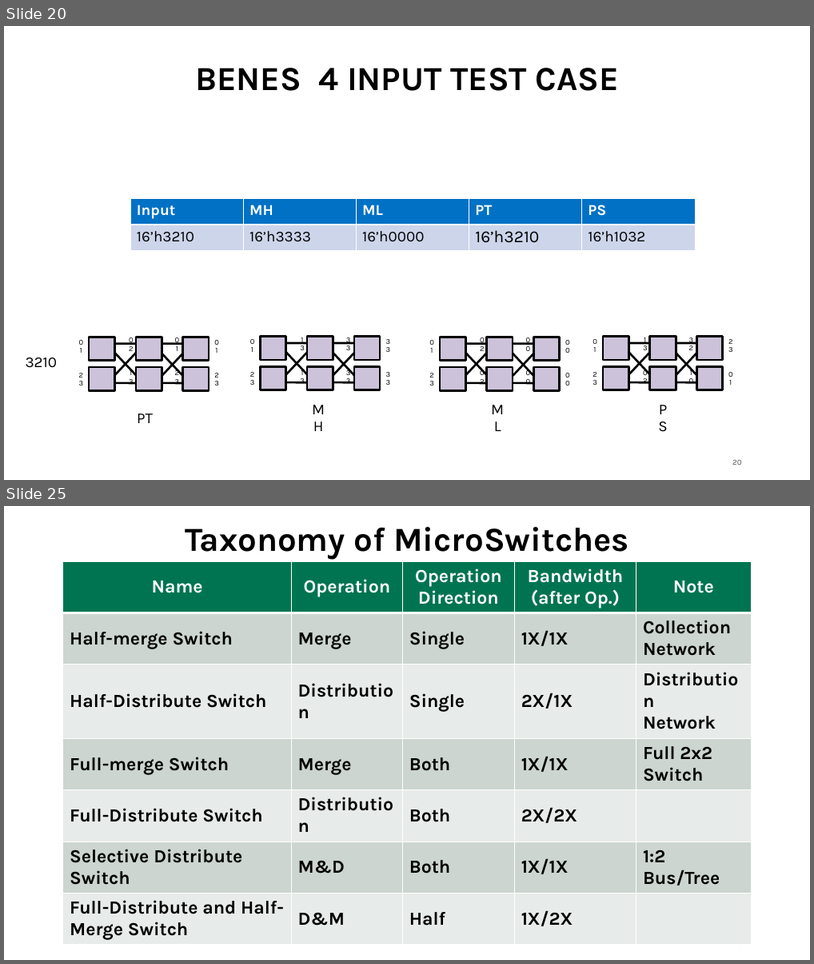
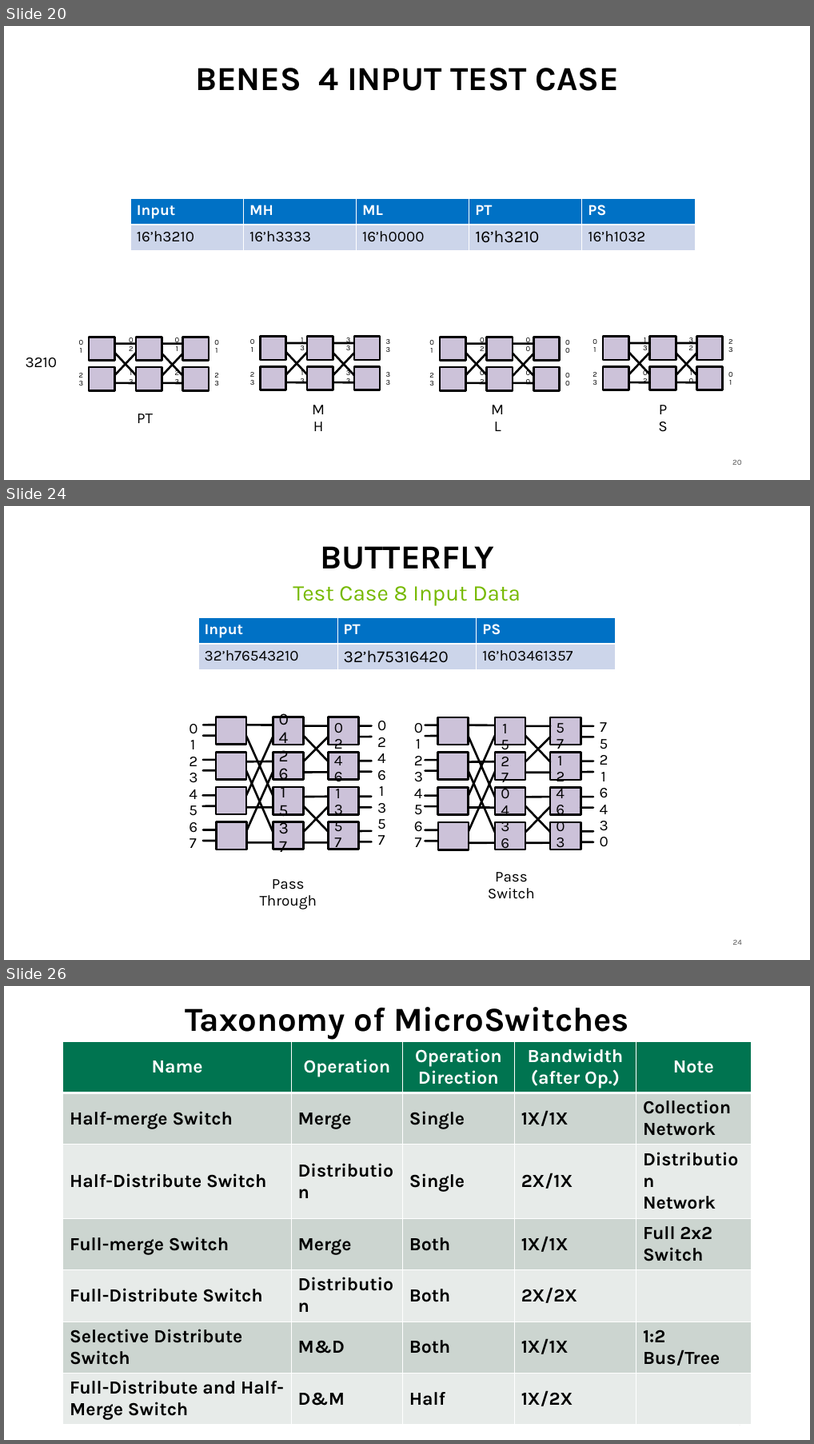
Before and after one commit to georgia-tech-synergy-lab/AcceleratorNoC, a slide deck: microswitch.pptx. Shown one above the other, each under a label of ours: slides 20 and 25 before the commit, slides 20, 24 and 26 after it; the slides between them are not shown. The pictures are 814x964 and 814x1444 pixels, drawn with LibreOffice and Linux fonts; fonts in the diff are those of the drawing. Boxes give left, top, right and bottom in pixels: in the first picture for what was removed or moved away, otherwise in the second. Text is boxed around its words. In the diff, an @@ line names an element or a change of style, - is before the commit and + after.

Commit message:
add butterfly combination; cube combination [butterfly in last commit is cube instead of butterfly.]

```diff
--- a/microswitch.pptx
+++ b/microswitch.pptx
@@ slide 24 added at (x1=4, y1=506, x2=810, y2=960), background #FFFFFF; not listed: 1 template element that a slide beside it also shows @@
@@ title added at (x1=320, y1=546, x2=494, y2=569), 40 pt, text #000000, bold @@
+BUTTERFLY
@@ text added at (x1=293, y1=586, x2=521, y2=606), 26.6 pt, text #76B900 @@
+Test Case 8 Input Data
@@ table added at (x1=198, y1=617, x2=616, y2=670), 2 rows, 3 columns @@
+Input | PT | PS
+32’h76543210 | 32’h75316420 | 16’h03461357
@@ text added at (x1=279, y1=709, x2=289, y2=856), 20 pt, text #000000 @@
+0
+4
+2
+6
+1
+5
+3
+7
@@ text added at (x1=378, y1=720, x2=386, y2=844), 18 pt, text #000000 @@
+0
+2
+4
+6
+1
+3
+5
+7
@@ text added at (x1=189, y1=724, x2=198, y2=848), 18 pt, text #000000 @@
+0
+1
+2
+3
+4
+5
+6
+7
@@ text added at (x1=334, y1=723, x2=343, y2=852), 18 pt, text #000000 @@
+0
+2
+4
+6
+1
+3
+5
+7
@@ text added at (x1=414, y1=723, x2=423, y2=847), 18 pt, text #000000 @@
+0
+1
+2
+3
+4
+5
+6
+7
@@ text added at (x1=501, y1=724, x2=510, y2=852), 18 pt, text #000000 @@
+1
+5
+2
+7
+0
+4
+3
+6
@@ text added at (x1=556, y1=723, x2=565, y2=852), 18 pt, text #000000 @@
+5
+7
+1
+2
+4
+6
+0
+3
@@ text added at (x1=600, y1=722, x2=609, y2=846), 18 pt, text #000000 @@
+7
+5
+2
+1
+6
+4
+3
+0
@@ group added at (x1=203, y1=717, x2=372, y2=849): 32 lines, 24 rectangles @@
@@ group added at (x1=425, y1=717, x2=594, y2=850): 32 lines, 24 rectangles @@
@@ text added at (x1=260, y1=879, x2=317, y2=909), 18 pt, text #000000 @@
+Pass Through
@@ text added at (x1=488, y1=872, x2=535, y2=899), 18 pt, text #000000 @@
+Pass Switch
@@ what was slide 25 is now slide 26 @@
```
Also in this commit, not shown: 2 slides changed, 1 other slide added, 1 slide removed, 14 other files.
